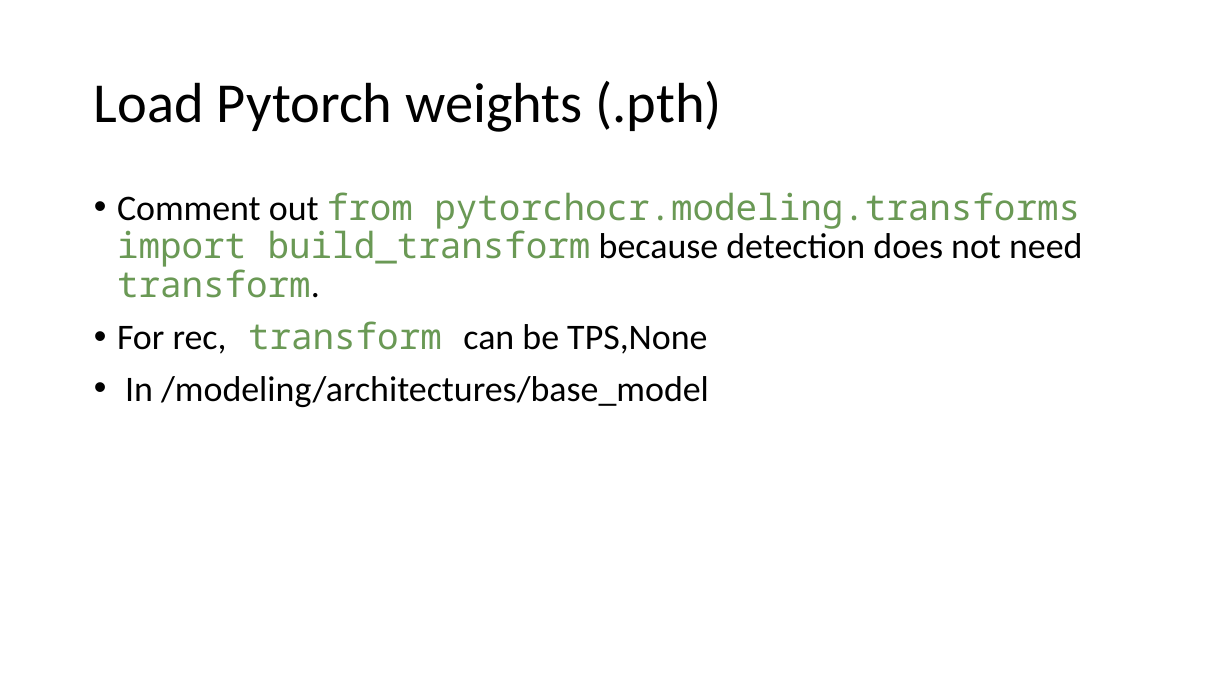
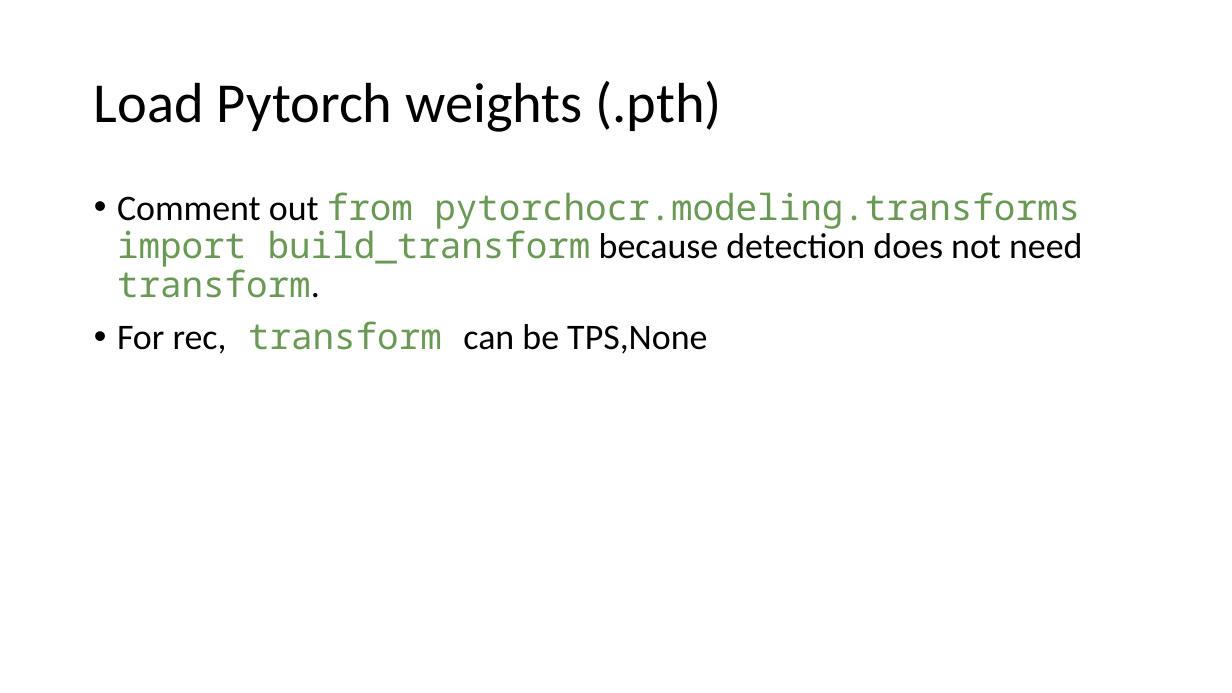
Before and after one commit to Ping-ChenTsai417/ocr_training_det, a slide deck: slide 26 of Torch_train.pptx. Drawn at 1232x693 pixels with LibreOffice and Linux fonts; fonts in the diff are those of the drawing. Boxes give left, top, right and bottom in pixels: in the first picture for what was removed or moved away, otherwise in the second. Text is boxed around its words. In the diff, an @@ line names an element or a change of style, - is before the commit and + after.

```diff
--- a/Torch_train.pptx
+++ b/Torch_train.pptx
@@ text at (125,376,709,407): paragraph removed @@
-• In /modeling/architectures/base_model
```
Also in this commit, not shown: 1 other slide changed, 1 slide added, 32 other files.
